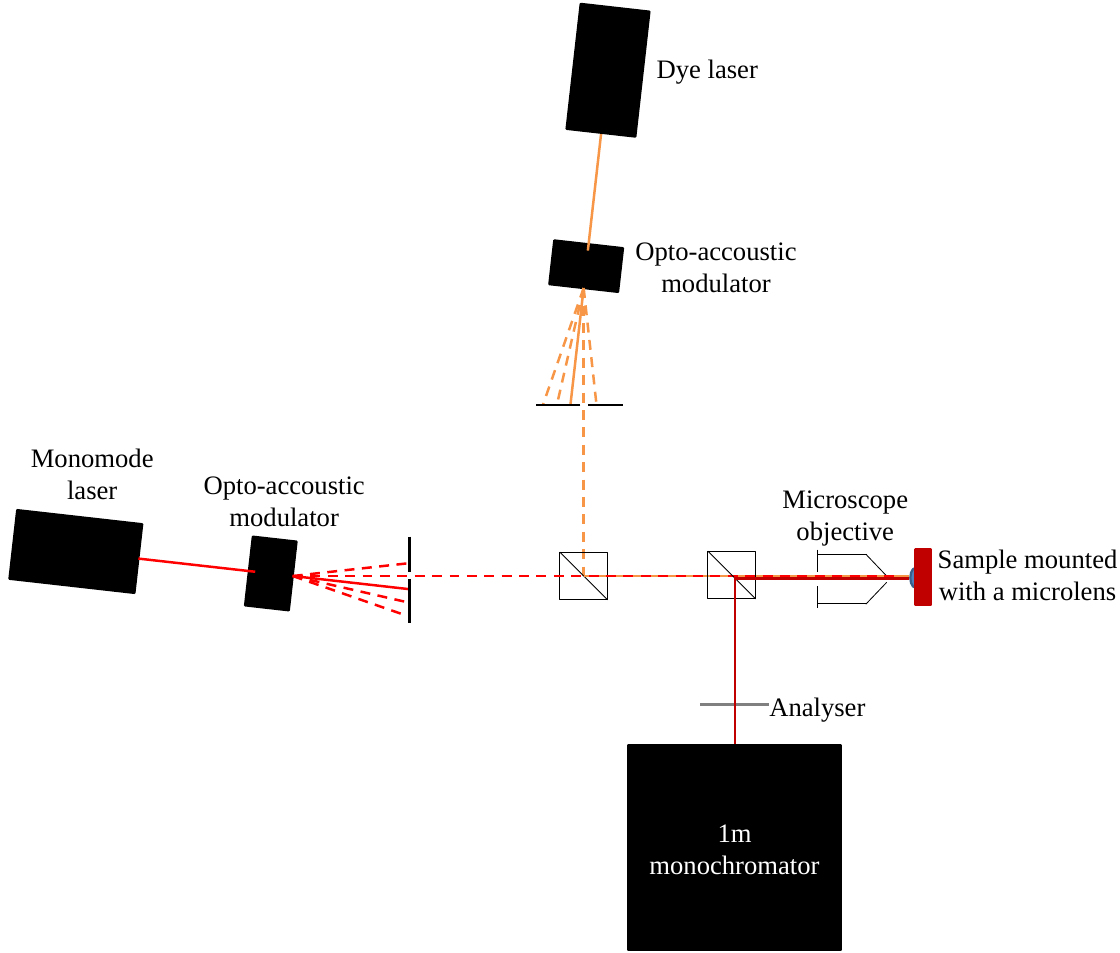
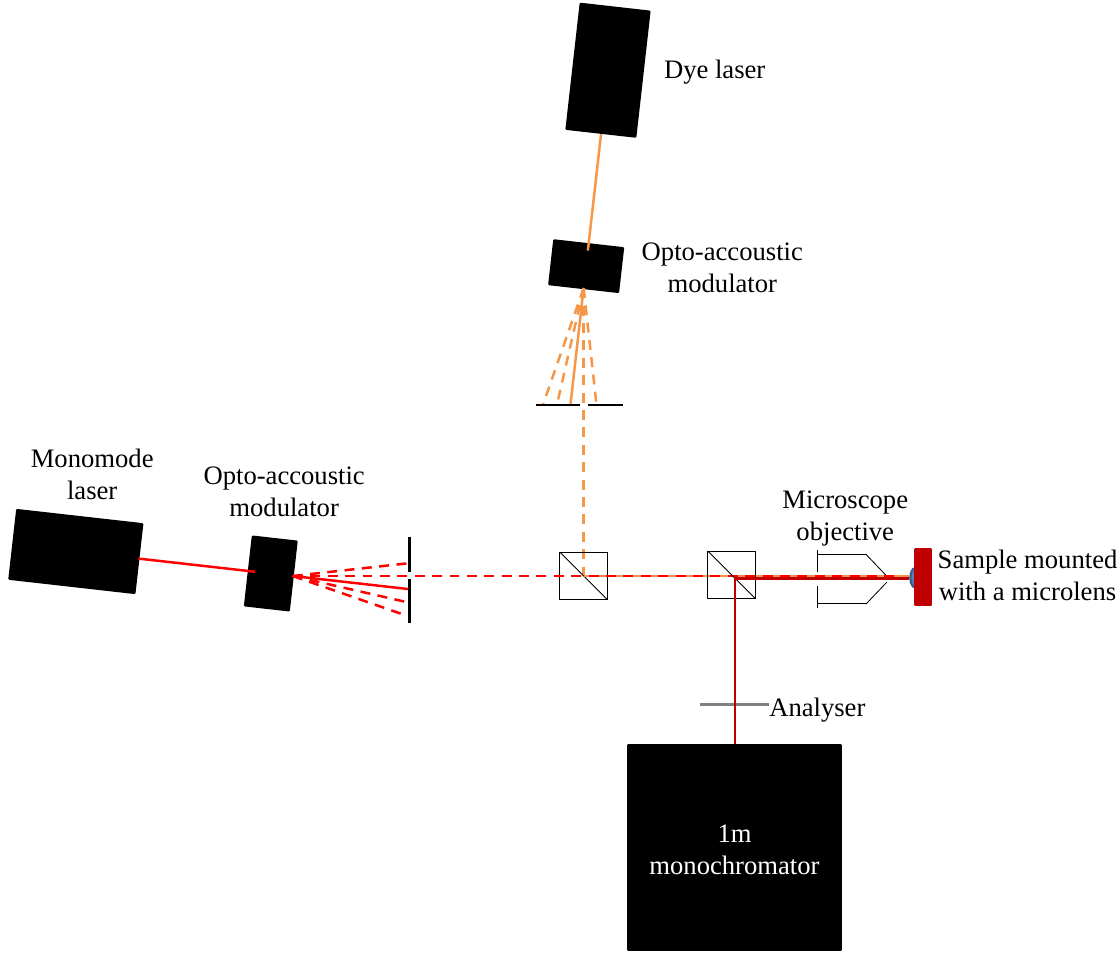
Before and after one commit to audreyazura/PhDThesis, a slide deck: slide 1 of 05-CrDyn/Pictures/ExperimentSchema.pptx. Drawn at 1120x953 pixels with LibreOffice and Linux fonts; fonts in the diff are those of the drawing. Boxes give left, top, right and bottom in pixels: in the first picture for what was removed or moved away, otherwise in the second. Text is boxed around its words. In the diff, an @@ line names an element or a change of style, - is before the commit and + after.

```diff
--- a/05-CrDyn/Pictures/ExperimentSchema.pptx
+++ b/05-CrDyn/Pictures/ExperimentSchema.pptx
@@ text "Dye laser": place and size @@
-text "Dye laser" at box(657, 59, 758, 84)
+text "Dye laser" at box(664, 59, 765, 84)
@@ text "Opto-accoustic": place and size @@
-text "Opto-accoustic" at box(635, 242, 796, 293)
+text "Opto-accoustic" at box(642, 242, 803, 293)
@@ text "Opto-accoustic": place and size @@
-text "Opto-accoustic" at box(204, 476, 365, 527)
+text "Opto-accoustic" at box(204, 466, 365, 517)
```
Also in this commit, not shown: 1 other file.
